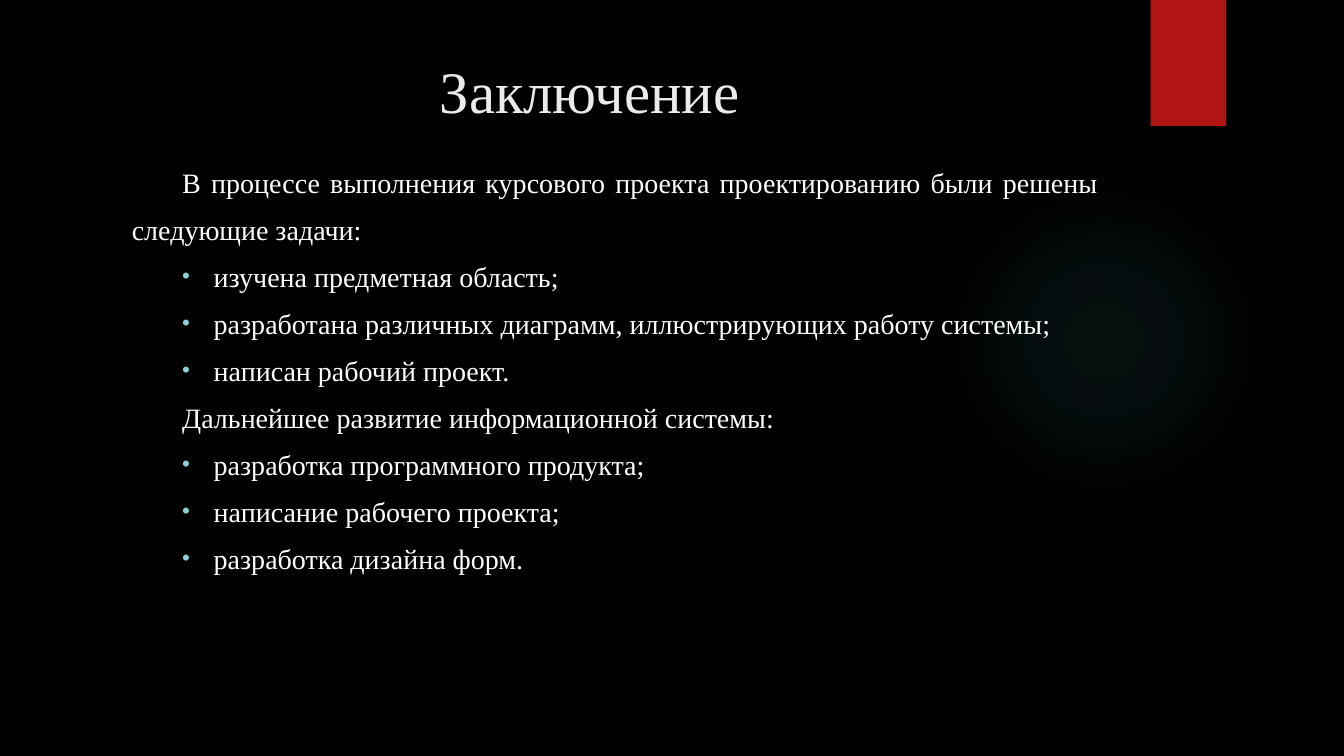
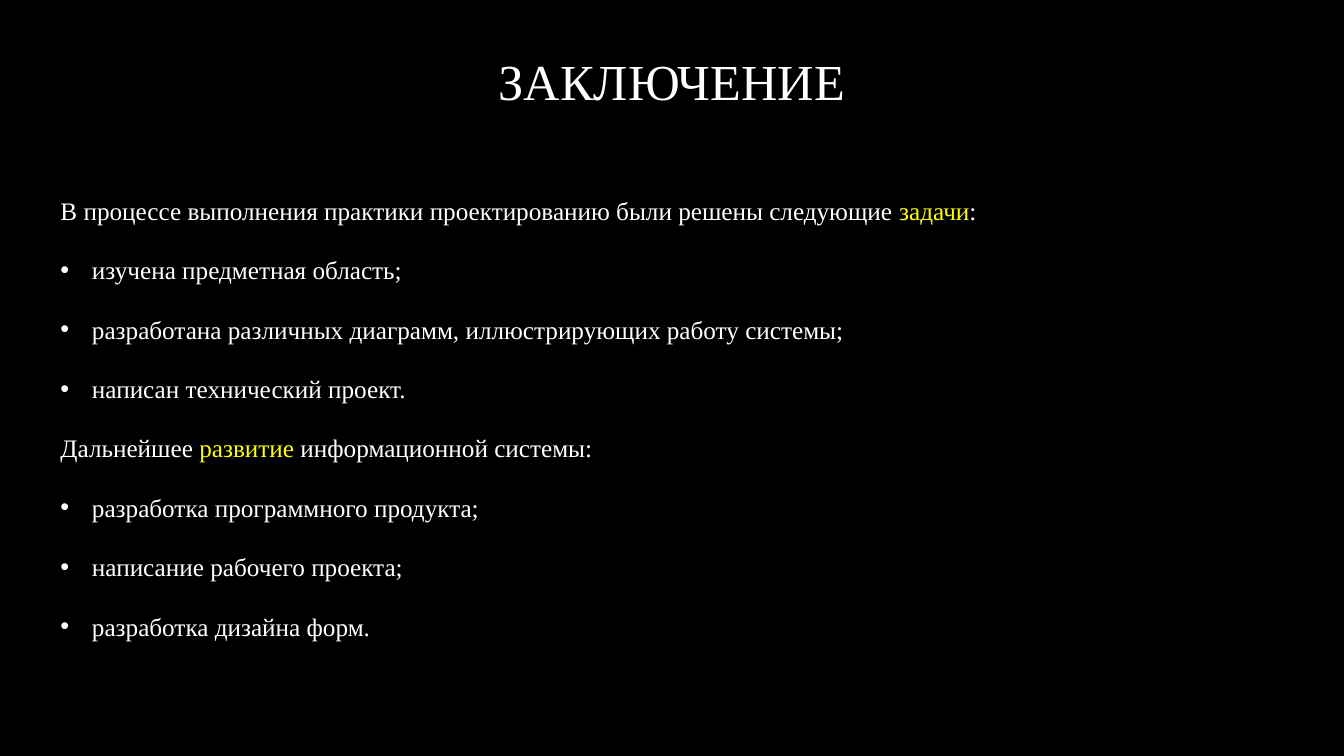
Before and after one commit to RAdKuzur/ASTU, a slide deck: slide 16 of Дипломная работа/Презентация Курсовая.pptx (slide 22 before the commit). Drawn at 1344x756 pixels with LibreOffice and Linux fonts; fonts in the diff are those of the drawing; background and template pictures are left out. Boxes give left, top, right and bottom in pixels: in the first picture for what was removed or moved away, otherwise in the second. Text is boxed around its words. In the diff, an @@ line names an element or a change of style, - is before the commit and + after.

```diff
--- a/Дипломная работа/Презентация Курсовая.pptx
+++ b/Дипломная работа/Презентация Курсовая.pptx
@@ title "ЗАКЛЮЧЕНИЕ" at <box>499,66,845,101</box>: vertical alignment top to middle @@
@@ rectangle removed at <box>1150,0,1226,126</box> @@
@@ title at <box>499,66,845,101</box>: text changed; size 42 to 36 pt; text colour #EBEBEB to #FFFFFF @@
-Заключение
+ЗАКЛЮЧЕНИЕ
@@ text "В процессе выполнения практики проектированию ..." at <box>60,202,976,642</box>: vertical alignment top to middle @@
@@ text "В процессе выполнения практики проектированию ...": place and size @@
-text "В процессе выполнения практики проектированию ..." at <box>132,173,1097,574</box>
+text "В процессе выполнения практики проектированию ..." at <box>60,202,976,642</box>
@@ text at <box>60,202,976,226</box>: text changed; size 20 to 18 pt @@
-В процессе выполнения курсового проекта проектированию были решены следующие задачи:
+В процессе выполнения практики проектированию были решены следующие задачи:
@@ ellipse removed at <box>949,185,1259,495</box> @@
@@ text at <box>60,261,843,642</box>: size 20 to 18 pt in "изучена предметная область;", "разработана различных диаграмм, иллюстрирующих работу систем ...", "Дальнейшее развитие информационной системы:", "разработка программного продукта;" and 2 more places; text colour #FFFFFF to #FFFF00 in "развитие"; line spacing 1.4 to 1.5; more space between paragraphs; bullet colour #8AD0D6 to #FFFFFF @@
@@ text at <box>92,380,405,404</box>: text changed; size 20 to 18 pt @@
-  • написан рабочий проект.
+  • написан технический проект.
```
Also in this commit, not shown: 14 other slides changed, 1 slide added, 7 slides removed.
